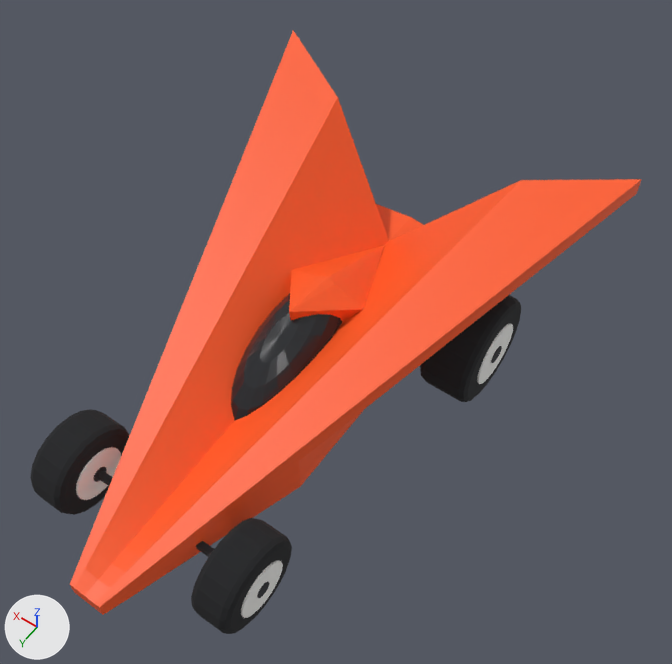
The glTF model models/cars/delta.glb, before and after one commit.
Camera for both pictures: a 50 mm camera at (-2.61, 3.07, 5.98) aimed at (-0.25, -0.23, 0.79). Lighting does not change. The marker at lower left points along +X, +Y and +Z. The older version comes first. Vertices at exactly the same position are counted once.

Before the edit, the objects in view are built like this:
```python
ob_axle_fl = bpy.data.objects.new('axle_FL', me_axle_fl)
ob_axle_fl.location = (-0.247, 1.431, 0.352)
ob_body = bpy.data.objects.new('body', me_body)
ob_body.location = (0.0, 0.0, 0.0)
ob_wheel_fl = bpy.data.objects.new('wheel_FL', me_wheel_fl)
ob_wheel_fl.location = (-0.711, 1.431, 0.352)
ob_wheel_fr = bpy.data.objects.new('wheel_FR', me_wheel_fr)
ob_wheel_fr.location = (0.711, 1.431, 0.352)
ob_wheel_rl = bpy.data.objects.new('wheel_RL', me_wheel_rl)
ob_wheel_rl.location = (-0.963, -0.978, 0.434)
```
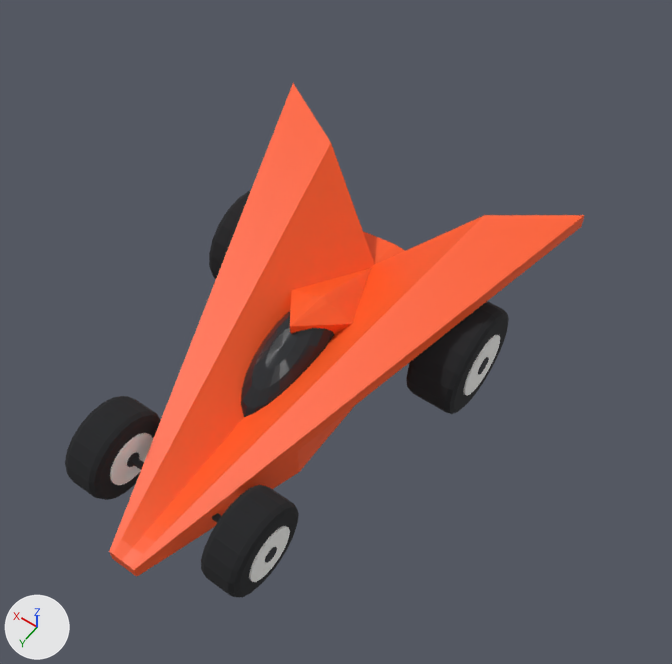
Where the newer file only moved an object's origin or applied its transform, the numbers keep the older frame.

What the commit changed:
me_body is used by ob_body; location (0.0, 0.0, 0.0).
me_body had 733 vertices, 1441 faces and spanned x -1.52..1.52, y -2.12..2.12, z 0.25..1.5.
me_body now has 733 vertices, 1441 faces and spans x -1.3..1.3, y -1.8..1.8, z 0.21..1.28.
me_body part 1: the whole mesh is scaled about the mesh origin by 0.85.
Object 'axle_FL' (ob_axle_fl) moves from (-0.247, 1.431, 0.352) to (-0.21, 1.217, 0.352).
Object 'wheel_FL' (ob_wheel_fl) moves from (-0.711, 1.431, 0.352) to (-0.604, 1.217, 0.352).
Object 'wheel_FR' (ob_wheel_fr) moves from (0.711, 1.431, 0.352) to (0.604, 1.217, 0.352).
Object 'wheel_RL' (ob_wheel_rl) moves from (-0.963, -0.978, 0.434) to (-0.935, -0.831, 0.434).

Where the change shows, as pixel boxes (x1, y1, x2, y2) in the pictures (672 x 664 px):
'body', rescaled (17% narrower, 16% shorter): before (70, 30, 642, 615); after (109, 83, 585, 577)
'wheel_FL', moved: before (191, 518, 292, 634); after (201, 485, 299, 597)
'wheel_FR', moved: before (30, 409, 130, 515); after (65, 396, 161, 500)
'wheel_RL', moved: before (420, 295, 521, 402); after (406, 301, 509, 414)
'axle_FL', moved (mostly hidden): before (196, 541, 214, 557); after (212, 513, 221, 522)
